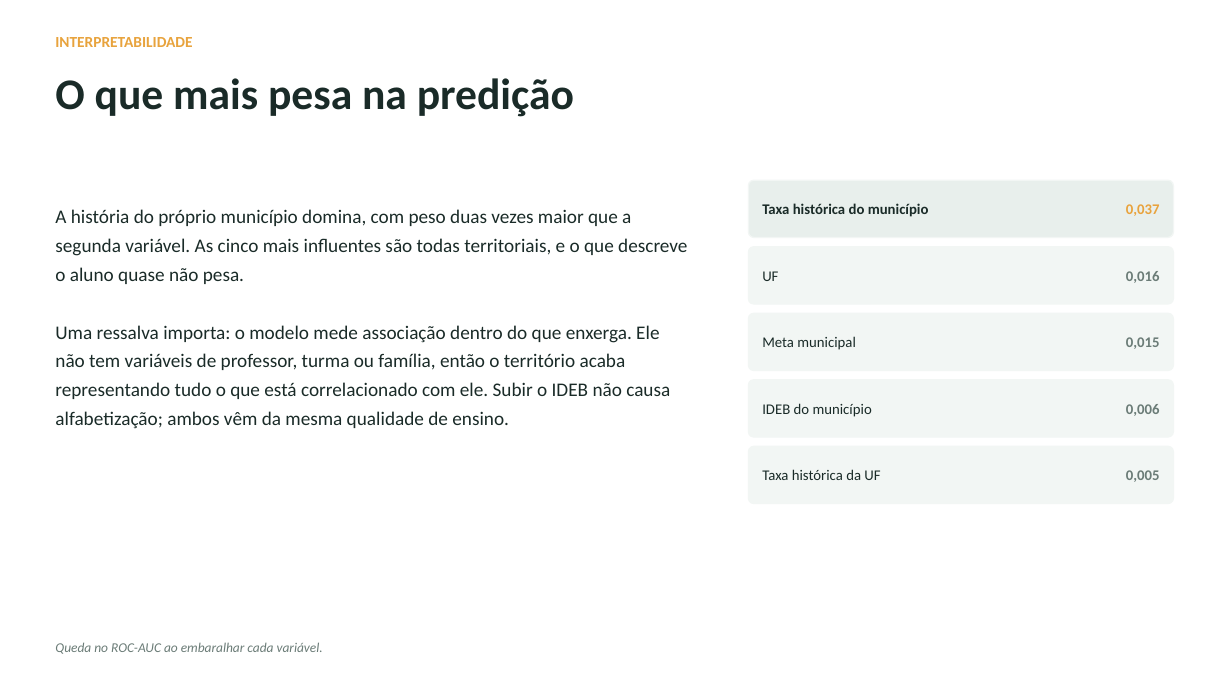
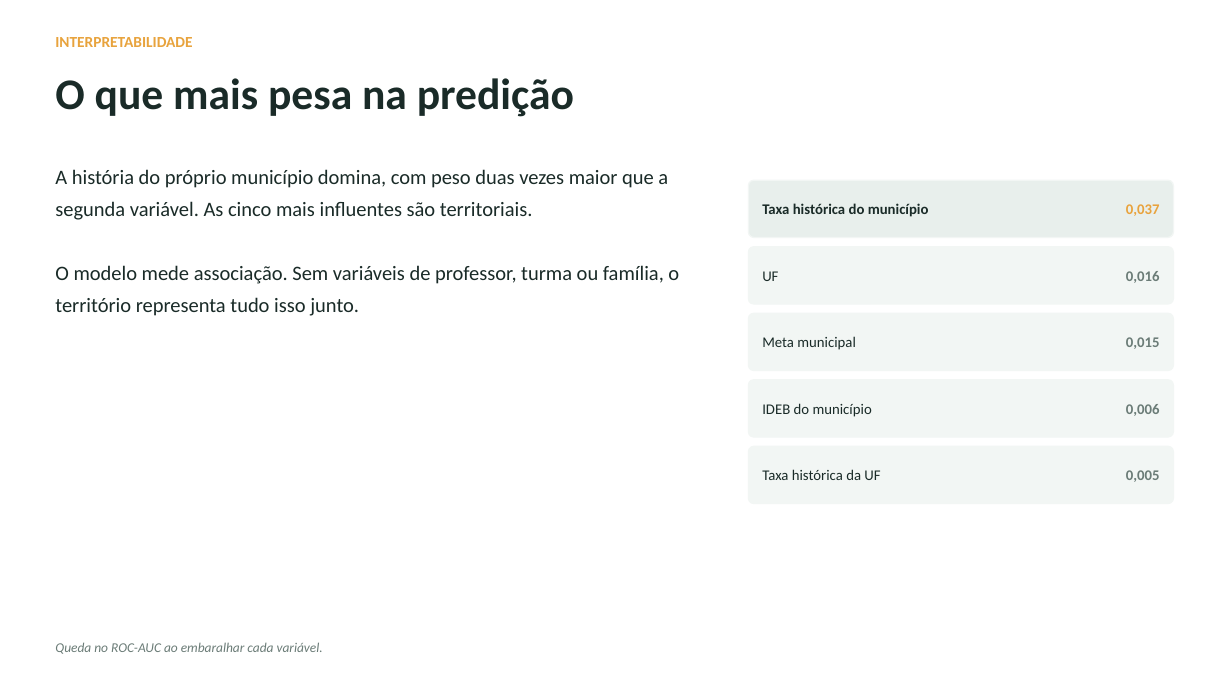
Before and after one commit to tcarvalhodiniz/tech-challenge-fase3, a slide deck: slide 9 of docs/apresentacao.pptx. Drawn at 1232x693 pixels with LibreOffice and Linux fonts; fonts in the diff are those of the drawing. Boxes give left, top, right and bottom in pixels: in the first picture for what was removed or moved away, otherwise in the second. Text is boxed around its words. In the diff, an @@ line names an element or a change of style, - is before the commit and + after.

Commit message:
Ajustes gerais, código e revisão
Revisão geral antes da entrega, em cinco frentes.

Precisão sobre o nível das variáveis: os textos diziam que as catorze
variáveis eram todas de município. Duas delas, rede e caderno, variam dentro do
município e são atributos administrativos do aluno. Nenhuma mede alfabetização,
mas a distinção passa a estar explícita no README e nos relatórios de avaliação e
interpretabilidade.

Verificação do caderno: a amplitude de 10,5 pontos entre versões da prova vinha
de um caderno com doze alunos. Entre os vinte e um com dez mil ou mais, a
amplitude é de 1,8 ponto. A afirmação de que não carrega sinal se sustenta.

Registro dos textos: saem travessões em aparte, construções do tipo 'não é X, e
sim Y' e um aforismo, no README, nos relatórios, no notebook e nos comentários de
config/settings.py, base_analitica.py e eda.py.

Apresentação: o corpo dos slides tinha em média 64 palavras, contra 26 na
apresentação da Fase 2. Reescrito para uma média de 33, com máximo de 43, como
apoio visual da fala e não como documento. Total cai de 969 para 664 palavras.
Validação de arquivo e conferência de transbordo sem ocorrências.

```diff
--- a/docs/apresentacao.pptx
+++ b/docs/apresentacao.pptx
@@ text at (55, 169, 679, 316): text changed; size 15 to 16 pt @@
-A história do próprio município domina, com peso duas vezes maior que a segunda variável. As cinco mais influentes são todas territoriais, e o que descreve o aluno quase não pesa.
-Uma ressalva importa: o modelo mede associação dentro do que enxerga. Ele não tem variáveis de professor, turma ou família, então o território acaba representando tudo o que está correlacionado com ele. Subir o IDEB não causa alfabetização; ambos vêm da mesma qualidade de ensino.
+A história do próprio município domina, com peso duas vezes maior que a segunda variável. As cinco mais influentes são territoriais.
+O modelo mede associação. Sem variáveis de professor, turma ou família, o território representa tudo isso junto.
@@ text "A história do próprio município ..." at (55, 169, 679, 316): vertical alignment middle to top @@
```
Also in this commit, not shown: 9 other slides changed, 10 other files.
